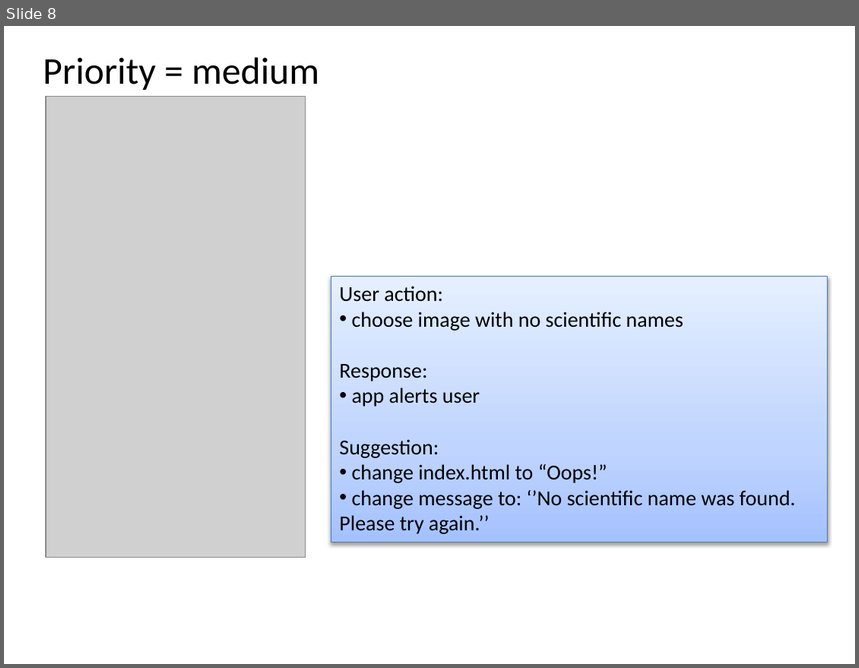
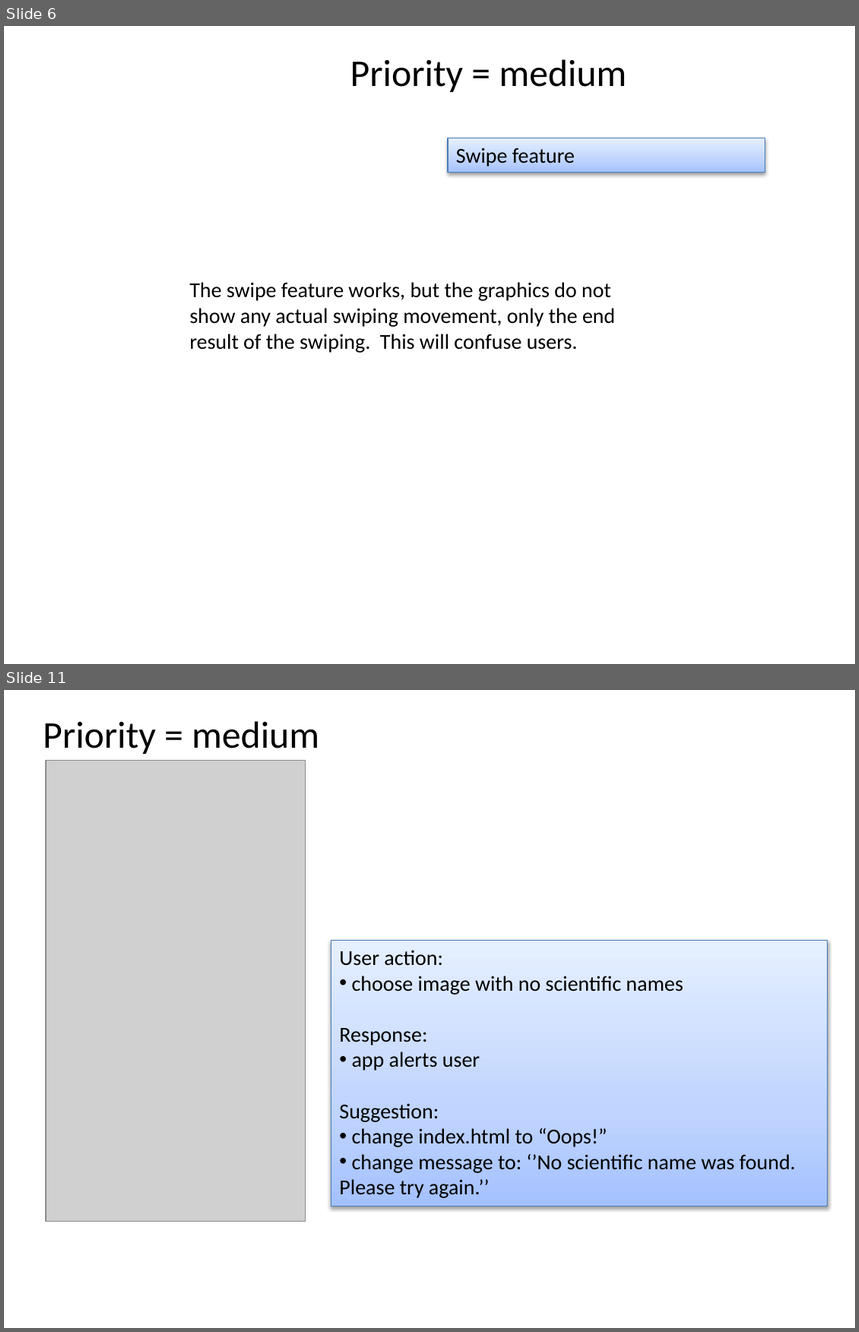
Before and after one commit to phylotastic/Pt_Mobile_Application, a slide deck: design/mobile_app_mvp_priorities.pptx. Shown one above the other, each under a label of ours: slide 8 before the commit, slides 6 and 11 after it; the slides between them are not shown. The pictures are 859x668 and 859x1332 pixels, drawn with LibreOffice and Linux fonts; fonts in the diff are those of the drawing; grey boxes stand for pictures. Boxes give left, top, right and bottom in pixels: in the first picture for what was removed or moved away, otherwise in the second. Text is boxed around its words. In the diff, an @@ line names an element or a change of style, - is before the commit and + after.

```diff
--- a/design/mobile_app_mvp_priorities.pptx
+++ b/design/mobile_app_mvp_priorities.pptx
@@ slide 6 added at [4, 26, 855, 664], background #FFFFFF @@
@@ text added at [351, 59, 627, 92], 32 pt, text #000000 @@
+Priority = medium
@@ rectangle added at [448, 138, 765, 173], fill gradient #A4C4FF to #BFD4FF to #E6EEFF, outline #4B7EBC 0.75 pt, 18 pt, text #000000 @@
+Swipe feature
@@ text added at [189, 282, 615, 353], 18 pt, text #000000 @@
+The swipe feature works, but the graphics do not show any actual swiping movement, only the end result of the swiping. This will confuse users.
@@ what was slide 8 is now slide 11 @@
```
Also in this commit, not shown: 5 slides changed, 5 other slides added, 3 slides removed.
